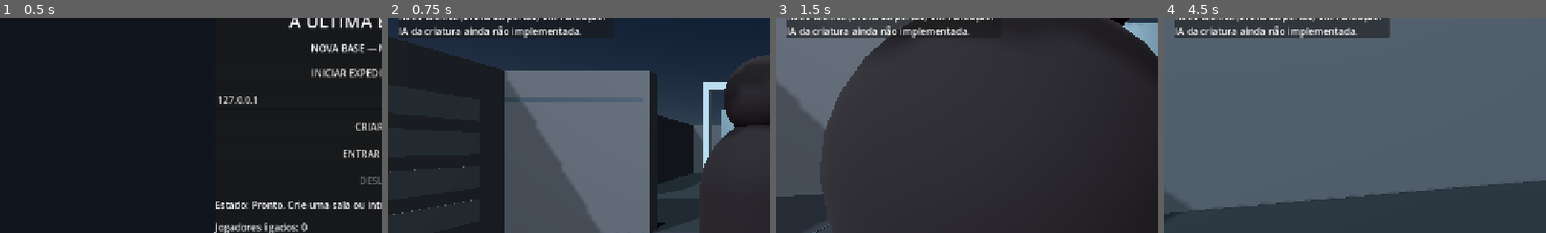
Above: before the commit, frames 1-4 (left to right).
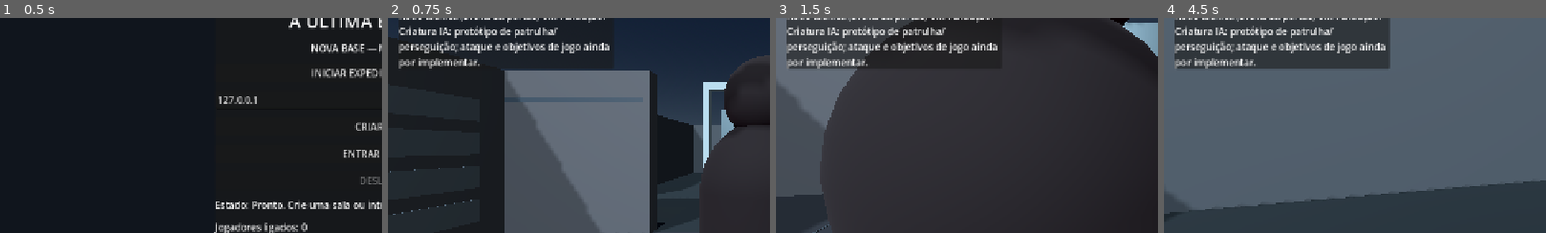
Above: after the commit, the same moments.

Repository: lufime/Valep-lis---Cidade-Viva-
Game: Godot game, scene res://scenes/main.tscn
Two runs of this game, one before a commit and one after it. Both use one fixed random seed, a clock stepped at 60 frames per second and the inputs below.
Inputs (mouse positions are % of the whole screen's width and height, from its top left):
- Up to frame 1 (0.5 s): no input
- Up to frame 2 (0.75 s): click "INICIAR EXPEDIÇÃO 3D (TESTE)" at 0.5 s
- Up to frame 3 (1.5 s): tap Enter at 1.25 s; move the mouse to (55, 50) at 1.27 s; hold W from 1.28 s (still down); tap E at 1.35 s; click (55, 50) at 1.42 s
- Up to frame 4 (4.5 s): keep holding W; move the mouse to (45, 50) at 2.02 s; tap E every 0.75 s from 2.1 to 4.35 s; move the mouse to (52, 48) at 2.77 s; move the mouse to (49, 52) at 3.52 s; click (49, 52) at 3.67 s; move the mouse to (57, 51) at 4.27 s
The pictures show only the part of the screen within x 0-50%, y 20-70%; the shares and areas given below are measured in that part.

Frame 1 is identical in both runs. In frame 2, 3.4% of the frame differs, in the area x 2-58%, y 3-24%; in frame 3, 4.6%; in frame 4, 8.6%, in the area x 2-60%, y 3-24%.

Commit message:
Corrigir desconexão ENet e testar estados da criatura IA

Diff:
--- a/expedicao/scripts/expedition_3d.gd
+++ b/expedicao/scripts/expedition_3d.gd
@@ -37,10 +37,16 @@
 	if _sync_elapsed < PLAYER_SYNC_INTERVAL:
 		return
 	_sync_elapsed = 0.0
-	var peer_id := multiplayer.get_unique_id()
+	var active_peer := multiplayer.multiplayer_peer
+	var connection_active := active_peer != null and active_peer.get_connection_status() == MultiplayerPeer.CONNECTION_CONNECTED
+	# A ligação pode cair enquanto a cena continua a processar frames. Não consultar
+	# get_unique_id() quando o peer ENet já não está ativo.
+	var peer_id := 1
+	if connection_active:
+		peer_id = multiplayer.get_unique_id()
 	var state := {"position": _local_player.global_position, "yaw": _local_player.rotation.y, "pitch": float(_local_player.get("pitch"))}
 	_player_states[peer_id] = state
-	if multiplayer.multiplayer_peer == null or multiplayer.multiplayer_peer.get_connection_status() != MultiplayerPeer.CONNECTION_CONNECTED:
+	if not connection_active:
 		return
 	if multiplayer.is_server():
 		_broadcast_player_state(peer_id, state)
@@ -438,7 +444,11 @@
 	player.position = Vector3(0, 0.1, 0)
 	add_child(player)
 	_local_player = player
-	_player_states[multiplayer.get_unique_id()] = {"position": player.position, "yaw": player.rotation.y, "pitch": 0.0}
+	var initial_peer_id := 1
+	var initial_peer := multiplayer.multiplayer_peer
+	if initial_peer != null and initial_peer.get_connection_status() == MultiplayerPeer.CONNECTION_CONNECTED:
+		initial_peer_id = multiplayer.get_unique_id()
+	_player_states[initial_peer_id] = {"position": player.position, "yaw": player.rotation.y, "pitch": 0.0}
 	_build_hud()
 	_build_creature()
 	if multiplayer.multiplayer_peer != null and multiplayer.multiplayer_peer.get_connection_status() == MultiplayerPeer.CONNECTION_CONNECTED and not multiplayer.is_server():
@@ -710,6 +720,6 @@
 	info.autowrap_mode = TextServer.AUTOWRAP_WORD_SMART
 	stack.add_child(info)
 	var note := Label.new()
-	note.text = "Mapa de teste: sala central e 3 zonas ligadas. Rede técnica (avatares/portas) em validação. IA da criatura ainda não implementada."
+	note.text = "Mapa de teste: sala central e 3 zonas ligadas. Rede técnica (avatares/portas) em validação. Criatura IA: protótipo de patrulha/perseguição; ataque e objetivos de jogo ainda por implementar."
 	note.autowrap_mode = TextServer.AUTOWRAP_WORD_SMART
 	stack.add_child(note)
--- a/expedicao/tests/test_expedition_3d.gd
+++ b/expedicao/tests/test_expedition_3d.gd
@@ -40,6 +40,8 @@
 		return
 
 	player.set_physics_process(false)
+	if creature != null:
+		await _test_creature_ai(scene, creature, player)
 	_check(scene.has_node("LocalPlayer/PlayerCamera"), "O jogador deve ter câmara em primeira pessoa")
 
 	await _test_door_passage(
@@ -74,6 +76,24 @@
 	await _test_multiplayer_connection()
 	await _test_start_expedition_button()
 	_finish()
+
+func _test_creature_ai(scene: Node3D, creature: CharacterBody3D, player: CharacterBody3D) -> void:
+	var creature_script := creature.get_script() as Script
+	_check(creature_script != null and creature_script.resource_path == "res://scripts/creature_ai.gd", "A criatura deve usar o controlador IA dedicado, não controlos do jogador")
+	player.global_position = Vector3.ZERO
+	await physics_frame
+	var near_state := String(creature.get("state"))
+	_check(near_state == "chase" or near_state == "attack", "A criatura deve detetar o jogador dentro do raio de proximidade")
+	player.global_position = creature.global_position + Vector3(0.0, 0.0, 0.5)
+	await physics_frame
+	_check(String(creature.get("state")) == "attack", "A IA deve entrar no estado de ataque quando o jogador está à distância de ataque")
+	player.global_position = creature.global_position + Vector3(100.0, 0.0, 100.0)
+	await physics_frame
+	_check(String(creature.get("state")) == "patrol", "A IA deve regressar à patrulha quando o jogador está fora do raio de deteção")
+	player.global_position = Vector3.ZERO
+	await physics_frame
+	var return_state := String(creature.get("state"))
+	_check(return_state == "chase" or return_state == "attack", "A IA deve voltar a detetar o jogador quando este regressa à área")
 
 func _test_connector_floor_support(scene: Node3D, player: CharacterBody3D) -> void:
 	var connectors := [
@@ -651,9 +671,10 @@
 	var status_note: Label
 	for item in labels:
 		var label := item as Label
-		if label != null and label.text.contains("IA da criatura ainda não implementada"):
+		if label != null and label.text.contains("Criatura IA: protótipo de patrulha/perseguição"):
 			status_note = label
 			break
-	_check(status_note != null, "O HUD deve declarar explicitamente que a IA da criatura ainda não está implementada")
+	_check(status_note != null, "O HUD deve identificar a IA da criatura como protótipo, sem a apresentar como concluída")
 	if status_note != null:
-		_check(status_note.text.contains("Rede técnica") and status_note.text.contains("em validação"), "O HUD deve distinguir a rede técnica em validação da IA ainda não implementada")
+		_check(status_note.text.contains("Rede técnica") and status_note.text.contains("em validação"), "O HUD deve assinalar a rede técnica ainda em validação")
+		_check(status_note.text.contains("ataque e objetivos de jogo ainda por implementar"), "O HUD deve declarar que o ataque e os objetivos de jogo ainda não estão implementados")
